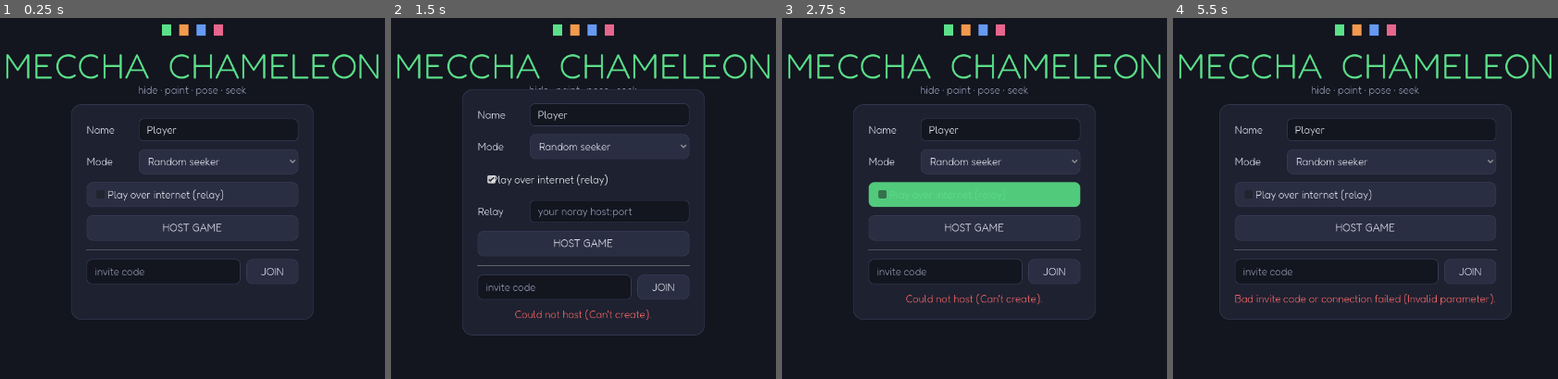
Above: before the commit, frames 1-4 (left to right).
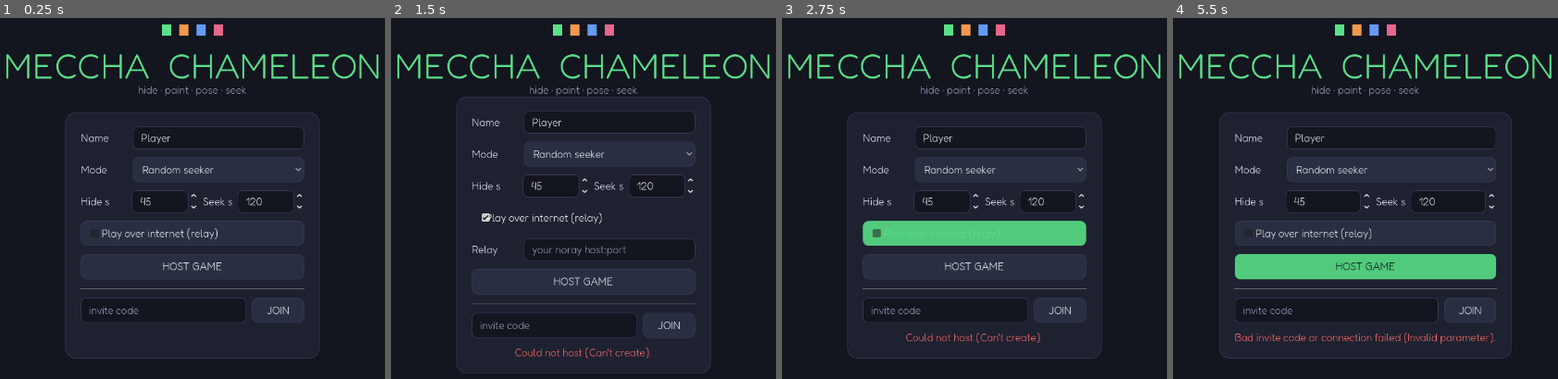
Above: after the commit, the same moments.

Repository: Occupying-Mars/meccha-girgit
Game: Godot game, scene res://scenes/ui/main_menu.tscn
Same seed, same stepped clock (60 frames per second), same inputs: the game is played once before the commit and once after it.
Inputs (mouse positions are in pixels of both pictures, inside the frame that each line leads up to):
- Up to frame 1 (0.25 s): no input
- Up to frame 2 (1.5 s): click "HOST GAME" at 0.5 s; click "Play over internet (relay)" at 1.25 s
- Up to frame 3 (2.75 s): click "Play over internet (relay)" at 2 s
- Up to frame 4 (5.5 s): click "Random seeker" at 2.75 s; click "JOIN" at 3.5 s; move the mouse to (1527, 169) at 4.27 s; press the mouse at (1527, 169) at 4.28 s; hold D (move_right) 4.28-5 s; release the mouse at (1527, 169) at 5 s; drag from (1219, 212) to (1327, 274) at 5.02 s

The runs differ from the first frame. In frame 1, 7.3% of the frame differs, in the area x 16-84%, y 23-95%; in frame 2, 9.1%; in frame 3, 14%; in frame 4, 11%.

Commit message:
feat(ux): fullscreen, on-screen controls, ending menu, custom timers, trackpad
Six requested polish items:
1. Ending menu: results screen now has MAIN MENU / QUIT, plus PLAY AGAIN for
   the host (net_game.restart_match respawns + restarts); NetSession.leave()
   tears down networking cleanly.
2. Fullscreen: ships in fullscreen (window mode 3) + F11 toggle (GameState);
   the recorder forces a fixed 1280x720 window so captures stay consistent.
3. Whistle key: T, surfaced on the controls overlay.
4. On-screen keymap: controls_hud.gd — role-aware control reference bottom-left
   (hiders: move/look/jump/paint/pose/wall-stick/whistle; seekers: + shoot).
5. Trackpad: paint-mode camera orbit via arrow keys (no right-click-drag).
6. Custom timers: Hide/Seek second fields in the menu -> NetSession ->
   GameState durations applied at match start.

Verified: menu shows timer fields; in-game controls overlay + ending menu
render correctly.

Co-Authored-By: Claude Opus 4.8 (1M context) <noreply@anthropic.com>

Diff:
--- a/project.godot
+++ b/project.godot
@@ -22,6 +22,8 @@
 
 window/size/viewport_width=1280
 window/size/viewport_height=720
+window/size/mode=3
+window/size/resizable=true
 
 [gui]
 
--- a/scenes/ui/main_menu.tscn
+++ b/scenes/ui/main_menu.tscn
@@ -94,7 +94,7 @@
 anchors_preset = 15
 anchor_right = 1.0
 anchor_bottom = 1.0
-offset_top = 70.0
+offset_top = 150.0
 grow_horizontal = 2
 grow_vertical = 2
 
@@ -142,6 +142,33 @@
 layout_mode = 2
 size_flags_horizontal = 3
 
+[node name="TimerRow" type="HBoxContainer" parent="Center/Card/Margin/VBox"]
+layout_mode = 2
+theme_override_constants/separation = 8
+
+[node name="HideLabel" type="Label" parent="Center/Card/Margin/VBox/TimerRow"]
+custom_minimum_size = Vector2(80, 0)
+layout_mode = 2
+text = "Hide s"
+
+[node name="Hide" type="SpinBox" parent="Center/Card/Margin/VBox/TimerRow"]
+layout_mode = 2
+size_flags_horizontal = 3
+min_value = 10.0
+max_value = 600.0
+value = 45.0
+
+[node name="SeekLabel" type="Label" parent="Center/Card/Margin/VBox/TimerRow"]
+layout_mode = 2
+text = "Seek s"
+
+[node name="Seek" type="SpinBox" parent="Center/Card/Margin/VBox/TimerRow"]
+layout_mode = 2
+size_flags_horizontal = 3
+min_value = 10.0
+max_value = 600.0
+value = 120.0
+
 [node name="OnlineCheck" type="CheckBox" parent="Center/Card/Margin/VBox"]
 layout_mode = 2
 text = "Play over internet (relay)"
--- a/scenes/ui/results_screen.tscn
+++ b/scenes/ui/results_screen.tscn
@@ -49,3 +49,30 @@
 [node name="List" type="VBoxContainer" parent="Panel/Margin/VBox"]
 layout_mode = 2
 theme_override_constants/separation = 8
+
+[node name="Spacer" type="Control" parent="Panel/Margin/VBox"]
+custom_minimum_size = Vector2(0, 8)
+layout_mode = 2
+
+[node name="Buttons" type="HBoxContainer" parent="Panel/Margin/VBox"]
+layout_mode = 2
+theme_override_constants/separation = 10
+alignment = 1
+
+[node name="PlayAgain" type="Button" parent="Panel/Margin/VBox/Buttons"]
+custom_minimum_size = Vector2(0, 40)
+layout_mode = 2
+size_flags_horizontal = 3
+text = "PLAY AGAIN"
+
+[node name="MainMenu" type="Button" parent="Panel/Margin/VBox/Buttons"]
+custom_minimum_size = Vector2(0, 40)
+layout_mode = 2
+size_flags_horizontal = 3
+text = "MAIN MENU"
+
+[node name="Quit" type="Button" parent="Panel/Margin/VBox/Buttons"]
+custom_minimum_size = Vector2(0, 40)
+layout_mode = 2
+size_flags_horizontal = 3
+text = "QUIT"
--- a/scripts/core/game_state.gd
+++ b/scripts/core/game_state.gd
@@ -24,6 +24,14 @@
 var authoritative: bool = true
 var _time_left: float = 0.0
 var _running: bool = false
+
+
+func _unhandled_input(event: InputEvent) -> void:
+	# F11 toggles fullscreen anywhere in the game.
+	if event is InputEventKey and event.pressed and not event.echo and event.keycode == KEY_F11:
+		var fs := DisplayServer.WINDOW_MODE_FULLSCREEN
+		var win := DisplayServer.WINDOW_MODE_WINDOWED
+		DisplayServer.window_set_mode(win if DisplayServer.window_get_mode() == fs else fs)
 
 
 func _process(delta: float) -> void:
--- a/scripts/dev/recorder.gd
+++ b/scripts/dev/recorder.gd
@@ -46,6 +46,10 @@
 	DirAccess.make_dir_recursive_absolute(_out_dir)
 	print("[recorder] run=", run_name, " out=", _out_dir, " frames=", frames, " interval=", interval)
 
+	# Force a fixed windowed size for consistent captures (the game ships
+	# fullscreen, but the recorder needs a positionable, known-size window).
+	DisplayServer.window_set_mode(DisplayServer.WINDOW_MODE_WINDOWED)
+	DisplayServer.window_set_size(Vector2i(1280, 720))
 	if screen_index >= 0:
 		_move_to_screen(screen_index)
 
--- a/scripts/net/net_game.gd
+++ b/scripts/net/net_game.gd
@@ -64,6 +64,8 @@
 func _on_session_started() -> void:
 	if multiplayer.is_server():
 		_started = true
+		GameState.prep_seconds = NetSession.prep_seconds
+		GameState.seek_seconds = NetSession.seek_seconds
 		for id in NetSession.players.keys():
 			_add_player(int(id))
 		GameState.start_match()
@@ -238,6 +240,18 @@
 	_check_all_caught()
 
 
+## Host-only: clear the round and start a fresh one (from the results menu).
+func restart_match() -> void:
+	if not multiplayer.is_server():
+		return
+	for p in _players.get_children():
+		p.queue_free()
+	_started = false
+	await get_tree().process_frame
+	await get_tree().process_frame
+	_on_session_started()  # respawns everyone + start_match (re-applies durations)
+
+
 func _check_all_caught() -> void:
 	# Seekers win as soon as every hider has been found.
 	var hiders := 0
--- a/scripts/net/net_player.gd
+++ b/scripts/net/net_player.gd
@@ -106,6 +106,9 @@
 			add_child(_seeker_hud)
 		else:
 			_setup_menus()
+		var controls := ControlsHud.new()
+		add_child(controls)
+		controls.show_for(is_seeker())
 	elif debug_remote:
 		# Remote players are driven by the synchronizer. Log their synced
 		# position periodically so headless tests can verify replication.
--- a/scripts/net/net_session.gd
+++ b/scripts/net/net_session.gd
@@ -27,6 +27,9 @@
 var mode: int = Mode.RANDOM
 var decided_seeker_id: int = 1
 var seeker_id: int = 1
+## Host-set round durations (seconds).
+var prep_seconds: float = 45.0
+var seek_seconds: float = 120.0
 ## id -> username
 var players: Dictionary = {}
 
@@ -293,6 +296,20 @@
 	multiplayer.multiplayer_peer = null
 
 
+## Leave the current match and tear down networking (used by the results menu).
+func leave() -> void:
+	if Noray.is_connected_to_host():
+		Noray.disconnect_from_host()
+	multiplayer.multiplayer_peer = null
+	active = false
+	is_host = false
+	online = false
+	online_oid = ""
+	host_oid = ""
+	players.clear()
+	GameState.authoritative = true
+
+
 func _clean_name(n: String) -> String:
 	var s := n.strip_edges()
 	return s if s != "" else "Player"
--- a/scripts/painting/freehand_paint_menu.gd
+++ b/scripts/painting/freehand_paint_menu.gd
@@ -59,7 +59,7 @@
 	_pitch_a = _pitch.rotation.x
 
 
-func _process(_delta: float) -> void:
+func _process(delta: float) -> void:
 	if not visible:
 		return
 	# Drive the brush reticle: hide it over the panel, show its size + color.
@@ -67,6 +67,18 @@
 	_reticle.visible = not over
 	_reticle.radius = brush * RETICLE_SCALE
 	_reticle.paint_color = color
+
+	# Trackpad-friendly orbit with arrow keys (no right-click-drag needed).
+	var oy := 0.0
+	var op := 0.0
+	if Input.is_physical_key_pressed(KEY_LEFT): oy += 1.0
+	if Input.is_physical_key_pressed(KEY_RIGHT): oy -= 1.0
+	if Input.is_physical_key_pressed(KEY_UP): op -= 1.0
+	if Input.is_physical_key_pressed(KEY_DOWN): op += 1.0
+	if oy != 0.0 or op != 0.0:
+		_yaw.rotate_y(oy * 1.8 * delta)
+		_pitch_a = clampf(_pitch_a + op * 1.8 * delta, -1.3, 1.3)
+		_pitch.rotation.x = _pitch_a
 
 
 func close() -> void:
--- /dev/null
+++ b/scripts/ui/controls_hud.gd
@@ -0,0 +1,58 @@
+extends CanvasLayer
+class_name ControlsHud
+## Always-on control reference for the local player, bottom-left. Role-aware
+## so seekers and hiders each see exactly what they can do (incl. trackpad-
+## friendly alternatives).
+
+const HIDER := [
+	["WASD", "Move"],
+	["Mouse", "Look"],
+	["Space", "Jump"],
+	["P", "Paint  (drag LMB · arrows orbit)"],
+	["Tab", "Pose"],
+	["F", "Wall-stick  (Space/S height)"],
+	["T", "Whistle"],
+]
+const SEEKER := [
+	["WASD", "Move"],
+	["Mouse", "Look"],
+	["Space", "Jump"],
+	["LMB", "Shoot"],
+	["Esc", "Free cursor"],
+]
+
+
+func show_for(is_seeker: bool) -> void:
+	for c in get_children():
+		c.queue_free()
+	var panel := PanelContainer.new()
+	panel.set_anchors_preset(Control.PRESET_BOTTOM_LEFT)
+	panel.position = Vector2(14, -14)
+	panel.grow_vertical = Control.GROW_DIRECTION_BEGIN
+	add_child(panel)
+
+	var margin := MarginContainer.new()
+	for s in ["left", "right"]:
+		margin.add_theme_constant_override("margin_" + s, 12)
+	for s in ["top", "bottom"]:
+		margin.add_theme_constant_override("margin_" + s, 8)
+	panel.add_child(margin)
+
+	var grid := GridContainer.new()
+	grid.columns = 2
+	grid.add_theme_constant_override("h_separation", 12)
+	grid.add_theme_constant_override("v_separation", 3)
+	margin.add_child(grid)
+
+	var rows: Array = SEEKER if is_seeker else HIDER
+	for row in rows:
+		var key := Label.new()
+		key.text = row[0]
+		key.add_theme_color_override("font_color", Color(0.357, 0.878, 0.541))
+		key.add_theme_font_size_override("font_size", 15)
+		grid.add_child(key)
+		var desc := Label.new()
+		desc.text = row[1]
+		desc.add_theme_color_override("font_color", Color(0.85, 0.87, 0.93))
+		desc.add_theme_font_size_override("font_size", 15)
+		grid.add_child(desc)
--- a/scripts/ui/main_menu.gd
+++ b/scripts/ui/main_menu.gd
@@ -5,6 +5,8 @@
 
 @onready var _username: LineEdit = get_node(ROOT + "/UsernameRow/Username")
 @onready var _mode: OptionButton = get_node(ROOT + "/ModeRow/Mode")
+@onready var _hide_spin: SpinBox = get_node(ROOT + "/TimerRow/Hide")
+@onready var _seek_spin: SpinBox = get_node(ROOT + "/TimerRow/Seek")
 @onready var _online: CheckBox = get_node(ROOT + "/OnlineCheck")
 @onready var _relay_row: HBoxContainer = get_node(ROOT + "/RelayRow")
 @onready var _relay: LineEdit = get_node(ROOT + "/RelayRow/Relay")
@@ -40,6 +42,8 @@
 
 func _on_host() -> void:
 	NetSession.relay_address = _relay.text if _online.button_pressed else ""
+	NetSession.prep_seconds = _hide_spin.value
+	NetSession.seek_seconds = _seek_spin.value
 	_set_busy("Connecting to relay…" if _online.button_pressed else "Hosting…")
 	var err: int = await NetSession.host_game(_username.text, _mode.get_selected_id(), _online.button_pressed)
 	if err != OK:
--- a/scripts/ui/results_screen.gd
+++ b/scripts/ui/results_screen.gd
@@ -13,6 +13,9 @@
 func _ready() -> void:
 	visible = false
 	GameState.phase_changed.connect(_on_phase)
+	$Panel/Margin/VBox/Buttons/PlayAgain.pressed.connect(_on_play_again)
+	$Panel/Margin/VBox/Buttons/MainMenu.pressed.connect(_on_main_menu)
+	$Panel/Margin/VBox/Buttons/Quit.pressed.connect(func (): get_tree().quit())
 
 
 func _on_phase(phase: int) -> void:
@@ -20,9 +23,22 @@
 		_show_results()
 
 
+func _on_play_again() -> void:
+	# Host restarts a fresh round; everyone returns via the synced phase change.
+	var game := get_tree().current_scene
+	if NetSession.is_host and game.has_method("restart_match"):
+		game.restart_match()
+
+func _on_main_menu() -> void:
+	NetSession.leave()
+	get_tree().change_scene_to_file("res://scenes/ui/main_menu.tscn")
+
+
 func _show_results() -> void:
 	visible = true
 	Input.mouse_mode = Input.MOUSE_MODE_VISIBLE
+	# Only the host can start another round.
+	$Panel/Margin/VBox/Buttons/PlayAgain.visible = NetSession.is_host
 	for c in _list.get_children():
 		c.queue_free()
 
Not shown, added: scripts/ui/controls_hud.gd.uid
